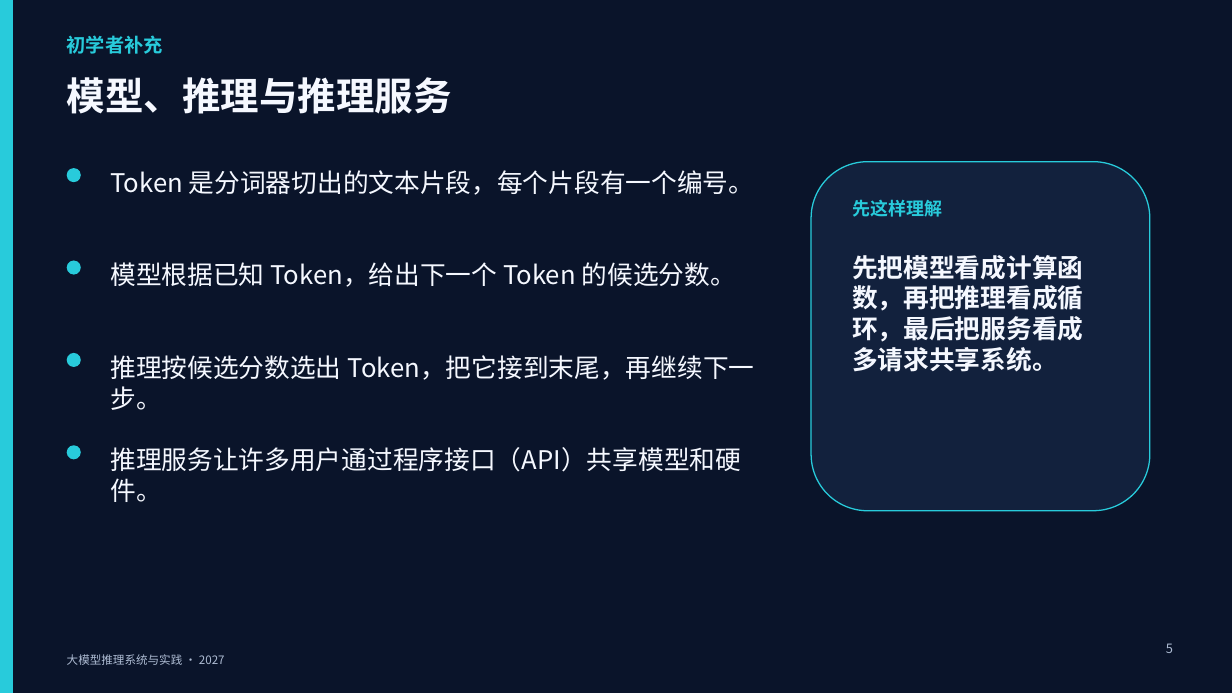
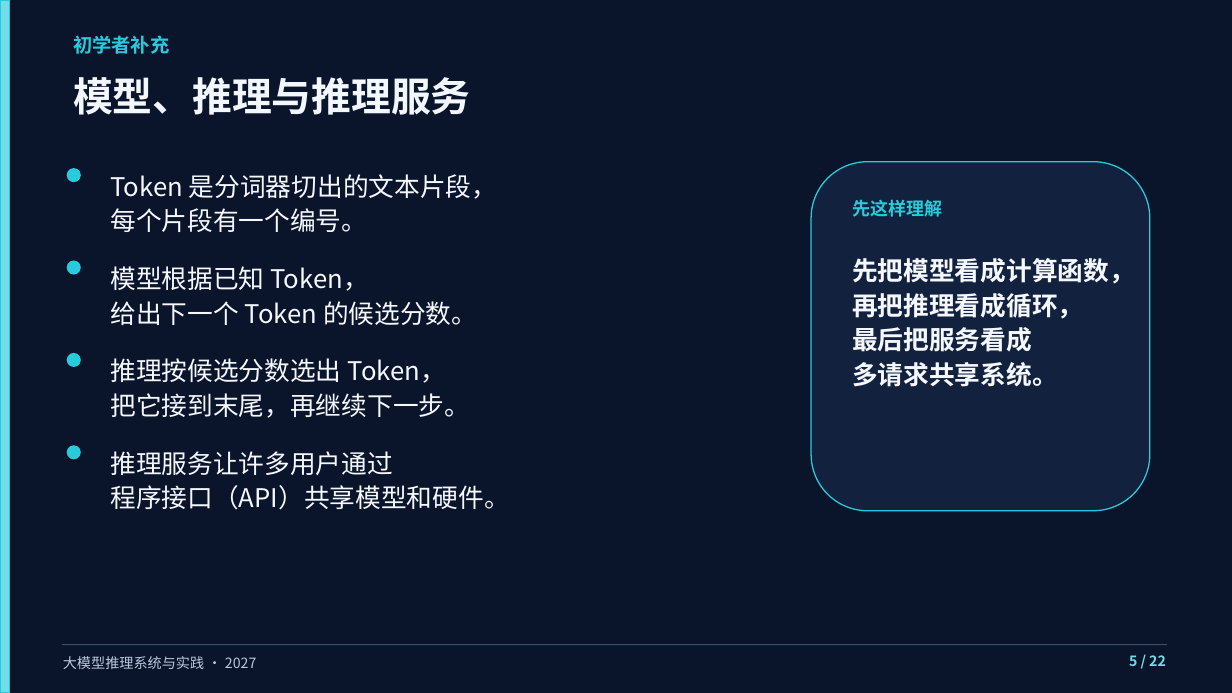
Before and after one commit to vLLM-HUST/intro-to-llm-inference-engines, a slide deck: slide 5 of build/slides/2027/lectures-8-pptx/第01讲_课程导论与评价指标.pptx. Drawn at 1232x693 pixels with LibreOffice and Linux fonts; fonts in the diff are those of the drawing. Boxes give left, top, right and bottom in pixels: in the first picture for what was removed or moved away, otherwise in the second. Text is boxed around its words. In the diff, an @@ line names an element or a change of style, - is before the commit and + after.

Commit message:
Refine the projection layout across all ten course decks

```diff
--- a/build/slides/2027/lectures-8-pptx/第01讲_课程导论与评价指标.pptx
+++ b/build/slides/2027/lectures-8-pptx/第01讲_课程导论与评价指标.pptx
@@ rectangle resized from (x1=0, y1=0, x2=13, y2=693) to (x1=0, y1=0, x2=9, y2=693) @@
@@ rectangle at (x1=0, y1=0, x2=9, y2=693): fill #28CBDB to #72DDE9 @@
@@ text "初学者补充" moved from (x1=67, y1=35, x2=163, y2=54) to (x1=73, y1=35, x2=169, y2=54) @@
@@ text "模型、推理与推理服务" at (x1=73, y1=77, x2=471, y2=115): size 30 to 31 pt, text colour #F5F8FF to #F3F7FF @@
@@ text at (x1=110, y1=174, x2=497, y2=232): text changed @@
-Token 是分词器切出的文本片段，每个片段有一个编号。
+Token 是分词器切出的文本片段，
+每个片段有一个编号。
@@ text at (x1=110, y1=266, x2=477, y2=325): text changed @@
-模型根据已知 Token，给出下一个 Token 的候选分数。
+模型根据已知 Token，
+给出下一个 Token 的候选分数。
@@ text at (x1=852, y1=258, x2=1135, y2=387): text changed @@
-先把模型看成计算函数，再把推理看成循环，最后把服务看成多请求共享系统。
+先把模型看成计算函数，
+再把推理看成循环，
+最后把服务看成
+多请求共享系统。
@@ text at (x1=110, y1=358, x2=470, y2=418): text changed @@
-推理按候选分数选出 Token，把它接到末尾，再继续下一步。
+推理按候选分数选出 Token，
+把它接到末尾，再继续下一步。
@@ text at (x1=110, y1=451, x2=509, y2=510): text changed @@
-推理服务让许多用户通过程序接口（API）共享模型和硬件。
+推理服务让许多用户通过
+程序接口（API）共享模型和硬件。
@@ rectangle added at (x1=62, y1=644, x2=1167, y2=645), fill #36506B @@
@@ text "大模型推理系统与实践 · 2027" at (x1=63, y1=656, x2=256, y2=669): size 9 to 11 pt, text colour #AEBCD3 to #B8C9E0; line spacing 1 to 1.1 @@
@@ rectangle removed at (x1=1119, y1=637, x2=1183, y2=670) @@
@@ text at (x1=1129, y1=655, x2=1166, y2=666): text changed; size 10 to 11 pt; text colour #AEBCD3 to #72DDE9; bold on @@
-5
+5 / 22
```
Also in this commit, not shown: 21 other slides changed, 9 other files.
